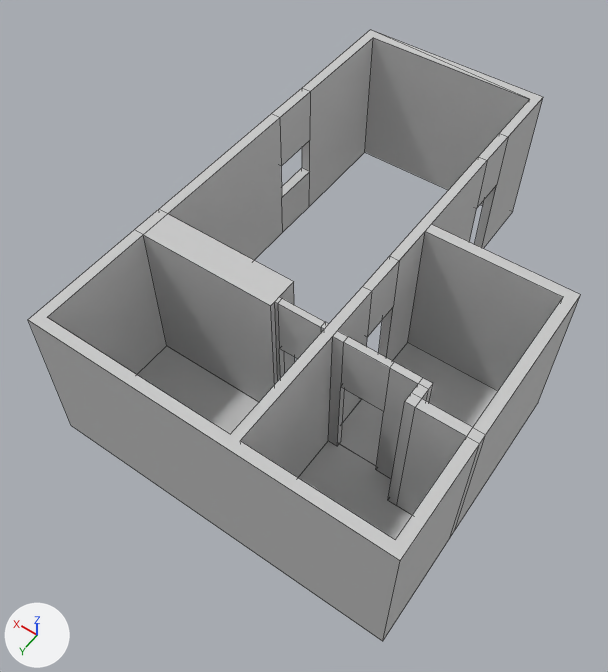
Renders of the FBX model cookies/Assets/Models/Housing/apartment_grayblock.FBX from each side of a commit.
The view is the same before and after, from a 50 mm camera at (-5.2, 12.6, 12.02) aimed at (-0.14, 5.52, 0.9). Arrows for +X, +Y and +Z are at lower left; the lights stay in place. Mesh edges are drawn as thin lines. Where no turn or scale is listed for an object, it has been applied to the vertices.

Objects in the first picture: 'bathroom_floor', 'bedroom_floor', 'drug_room_floor', 'walls'.
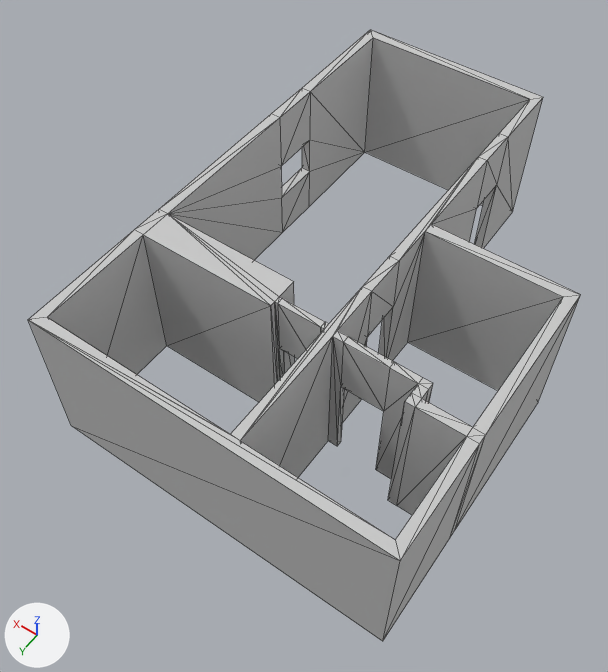
Pixel boxes (x1, y1, x2, y2) of what changed, in the pictures (608 x 672 px):
'drug_room_floor', deleted
    before: (339, 342, 498, 466)
'bathroom_floor', deleted
    before: (298, 441, 412, 539)
'bedroom_floor', deleted
    before: (137, 346, 259, 434)

What the commit changed:
Object 'drug_room_floor' (ob_drug_room_floor) is deleted.
Object 'bedroom_floor' (ob_bedroom_floor) is deleted.
Object 'bathroom_floor' (ob_bathroom_floor) is deleted.
